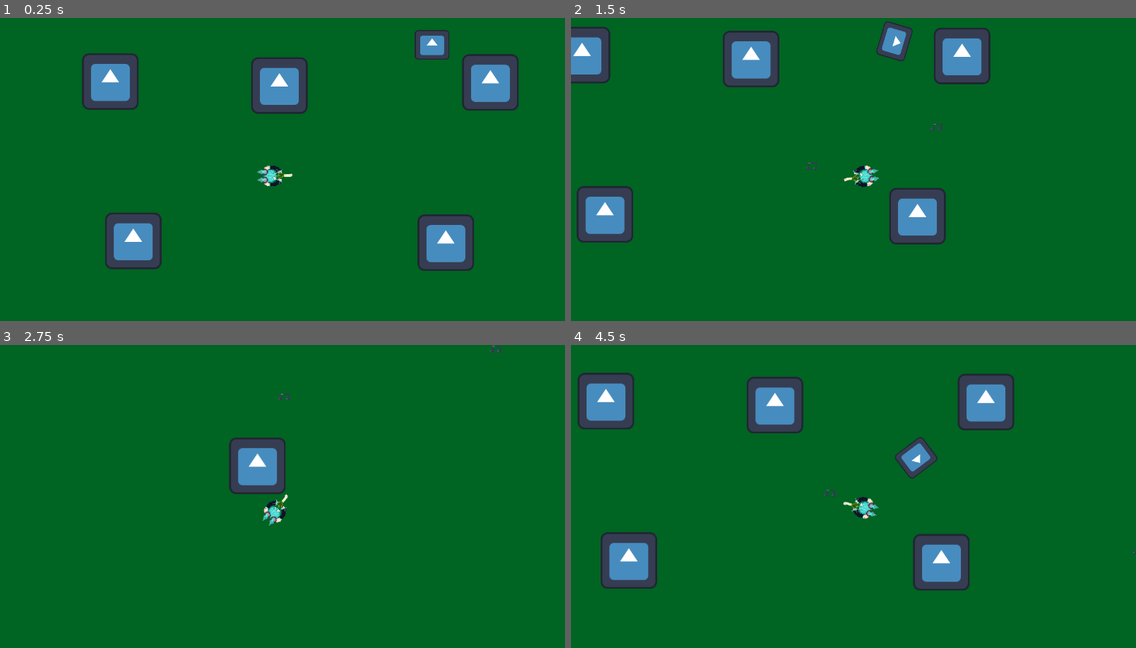
Above: before the commit, frames 1-4 (two rows, left to right).
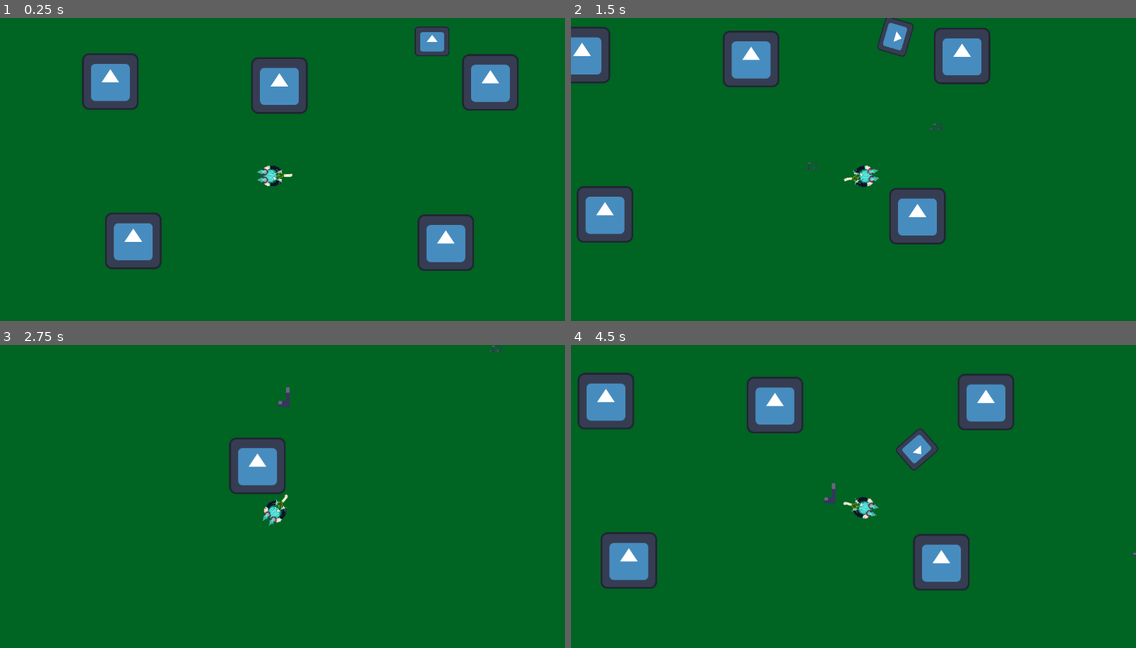
Above: after the commit, the same moments.

Repository: AsaM1taka/Shooter-Game
Game: Godot game, scene res://Scenes/shoot er.tscn
Two runs of this game, one before a commit and one after it. Both use one fixed random seed, a clock stepped at 60 frames per second and the inputs below. The engine's default icon, where the game draws it, is replaced by a stand-in: a white triangle on a blue panel in a dark square.
Inputs (mouse positions are in pixels of both pictures, inside the frame that each line leads up to):
- Up to frame 1 (0.25 s): no input
- Up to frame 2 (1.5 s): tap Enter at 0.5 s; move the mouse to (977, 160) at 0.52 s; hold D (move_right) 0.53-1.28 s; click (977, 160) at 0.6 s; move the mouse to (740, 193) at 1.27 s; hold S (move_down) from 1.28 s (still down); click (740, 193) at 1.35 s
- Up to frame 3 (2.75 s): move the mouse to (339, 432) at 2.02 s; release S (move_down) at 2.03 s; hold D (move_right) from 2.03 s (still down); click (339, 432) at 2.1 s
- Up to frame 4 (4.5 s): move the mouse to (825, 566) at 2.77 s; release D (move_right) at 2.78 s; hold W (move_up) 2.78-3.53 s; click (825, 566) at 2.85 s; move the mouse to (1023, 551) at 3.52 s; hold A (move_left) from 3.53 s (still down); click (1023, 551) at 3.6 s; move the mouse to (684, 457) at 4.27 s; click (684, 457) at 4.35 s

The runs differ from the first frame. In frame 1, 0.3% of the frame differs, in the area x 73-80%, y 2-14%; in frame 2, 0.4%; in frame 3, less than 0.1%; in frame 4, 0.8%, in the area x 44-100%, y 27-70%.

Commit message:
Bullet sprites are randomized

Diff:
--- a/shooter-shooter/Scenes/bullet.tscn
+++ b/shooter-shooter/Scenes/bullet.tscn
@@ -1,7 +1,6 @@
-[gd_scene load_steps=4 format=3 uid="uid://depficyvtdykf"]
+[gd_scene load_steps=3 format=3 uid="uid://depficyvtdykf"]
 
 [ext_resource type="Script" uid="uid://bsmfgs2jtyods" path="res://scripts/bullet.gd" id="1_oduel"]
-[ext_resource type="Texture2D" uid="uid://v2jbe62tvc6l" path="res://Assets/note 1.png" id="2_oduel"]
 
 [sub_resource type="RectangleShape2D" id="RectangleShape2D_xjght"]
 size = Vector2(26, 16)
@@ -15,7 +14,6 @@
 texture_filter = 1
 position = Vector2(6.82121e-13, 0)
 scale = Vector2(0.100781, 0.075)
-texture = ExtResource("2_oduel")
 
 [node name="CollisionShape2D" type="CollisionShape2D" parent="."]
 shape = SubResource("RectangleShape2D_xjght")
--- a/shooter-shooter/Scenes/shoot er.tscn
+++ b/shooter-shooter/Scenes/shoot er.tscn
@@ -36,6 +36,6 @@
 position = Vector2(564, 344)
 
 [node name="enemy" parent="." instance=ExtResource("3_ur70f")]
-position = Vector2(902, 47)
+position = Vector2(902, 39)
 
 [node name="MainCamera" type="Camera2D" parent="."]
--- a/shooter-shooter/scripts/bullet.gd
+++ b/shooter-shooter/scripts/bullet.gd
@@ -1,12 +1,21 @@
 extends Area2D
 class_name Bullet
+
+@export var bullet_sprites: Array = [ preload("res://Assets/note 1.png"),
+									  preload("res://Assets/note2.png"),
+									  preload("res://Assets/note3.png")]
 
 var direction: Vector2
 
 const SPEED = 400
 
+var sprite: Sprite2D
+
 func _ready():
 	direction = direction.normalized()
+	sprite = $Sprite2D
+	var random_index = randi() % bullet_sprites.size()
+	sprite.texture = bullet_sprites[random_index]
 
 func _physics_process(delta: float) -> void:
 	global_position += direction * SPEED * delta
